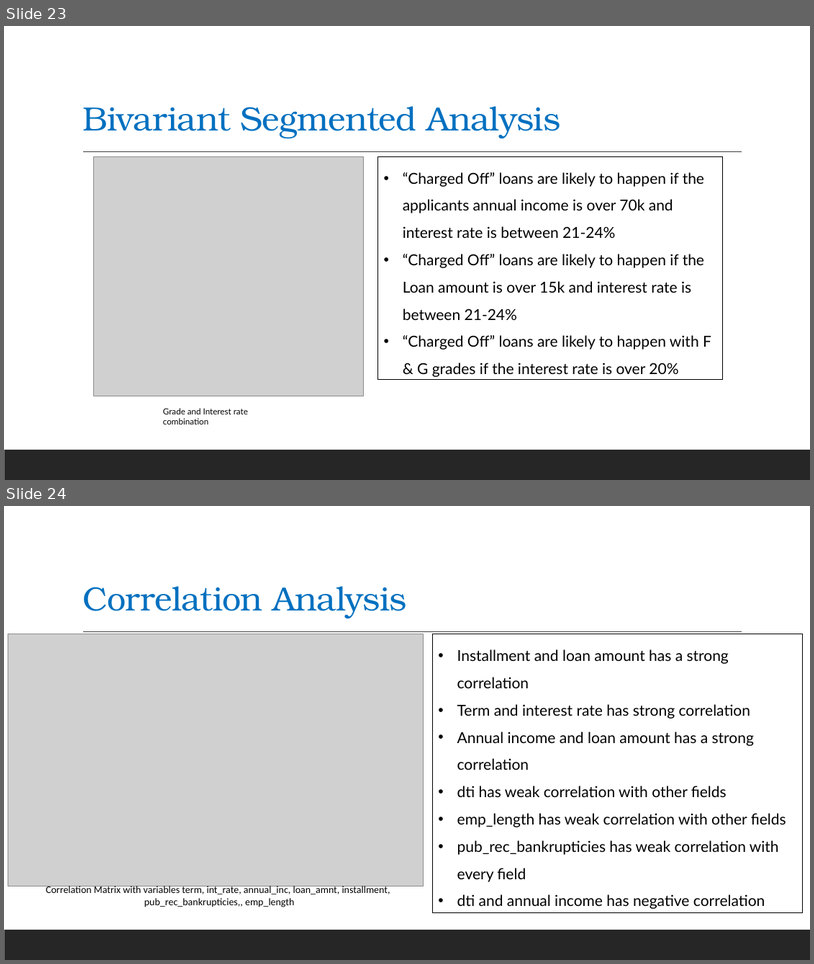
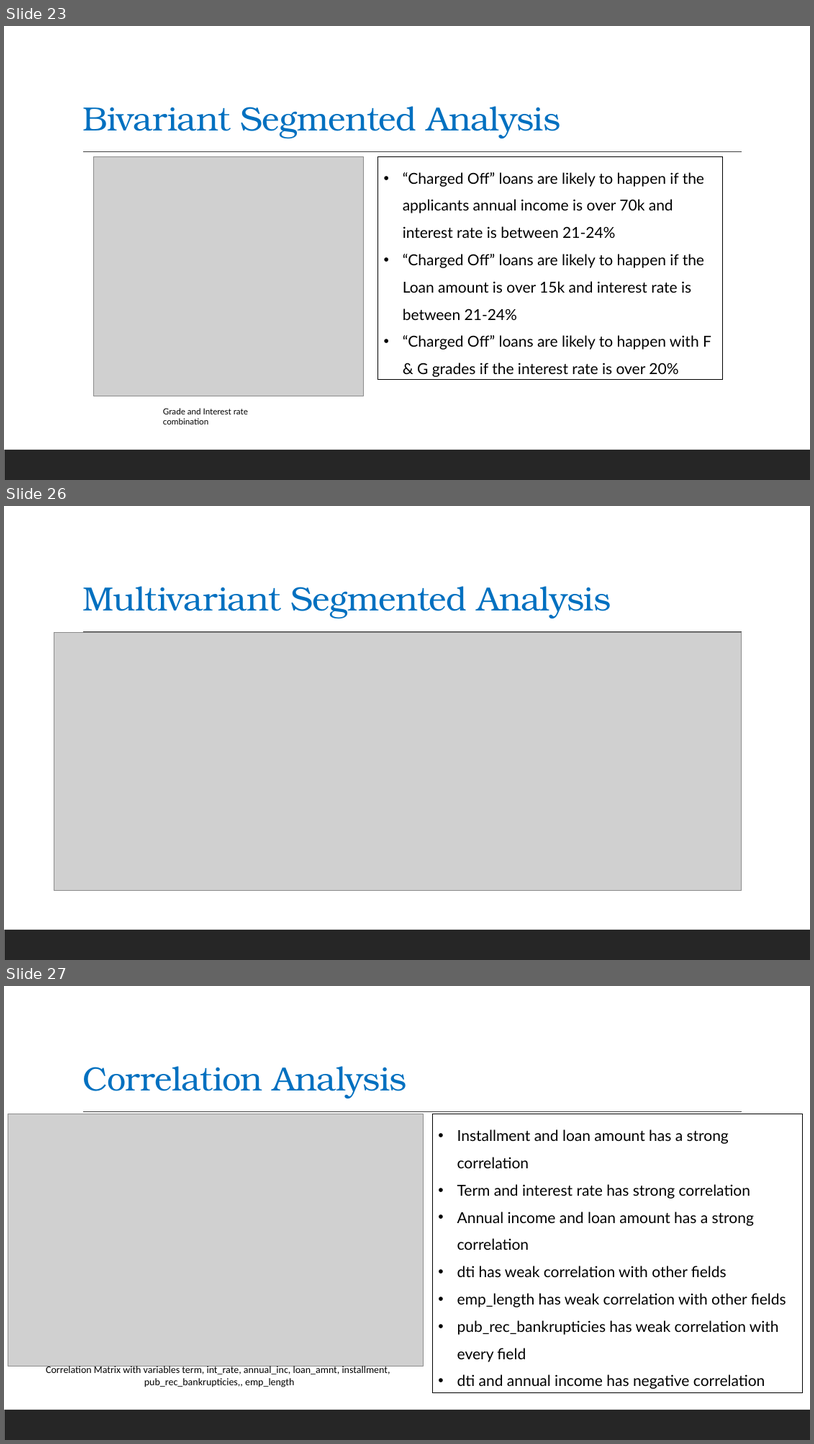
Before and after one commit to mrsivanandareddy/lending-club-case-study, a slide deck: Lending_Club_Case_Study.pptx. Shown one above the other, each under a label of ours: slides 23 and 24 before the commit, slides 23, 26 and 27 after it; the slides between them are not shown. The pictures are 814x964 and 814x1444 pixels, drawn with LibreOffice and Linux fonts; fonts in the diff are those of the drawing; grey boxes stand for pictures. Boxes give left, top, right and bottom in pixels: in the first picture for what was removed or moved away, otherwise in the second. Text is boxed around its words. In the diff, an @@ line names an element or a change of style, - is before the commit and + after.

Commit message:
updated with multi variant analysis

```diff
--- a/Lending_Club_Case_Study.pptx
+++ b/Lending_Club_Case_Study.pptx
@@ slide 26 added at (x1=4, y1=506, x2=810, y2=960), background #FFFFFF; not listed: 2 template elements that a slide beside it also shows @@
@@ title added at (x1=82, y1=586, x2=611, y2=618), 40 pt, text #0070C0 @@
+Multivariant Segmented Analysis
@@ picture added at (x1=54, y1=633, x2=742, y2=890) @@
@@ what was slide 24 is now slide 27 @@
```
Also in this commit, not shown: 2 slides changed, 2 other slides added, 1 other file.
